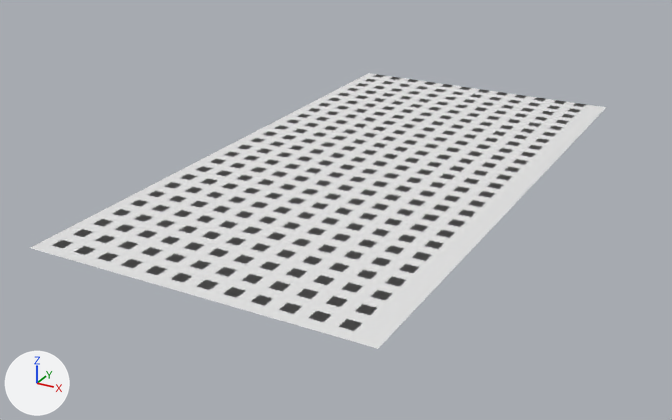
Renders of the Blender file maps/duel/for_export_merger.blend from each side of a commit.
Both versions are drawn from a 50 mm lens placed at (32.0, -64.3, 27.4), pointed at (-1.9, -2.7, -3.4). The lights are fixed; the arrows at lower left show +X, +Y and +Z. Materials are left out; every surface is plain grey.
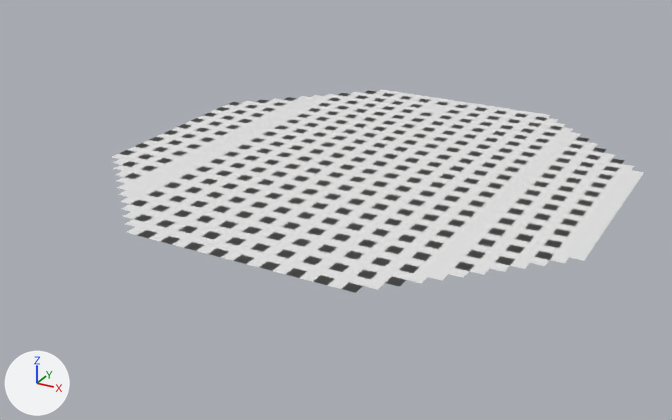
Where the newer file only moved an object's origin or applied its transform, the numbers keep the older frame.

Location of each change, (x1, y1, x2, y2) in pixels of the pictures (672 x 420 px; the box of a moved part takes in the faces that stretch with it):
'Plane.958', reshaped (7% narrower, 26% shorter): before (31, 73, 606, 349); after (112, 89, 644, 293)
part 1 of me_plane_1804, moved or reshaped (not visible afterwards): before (415, 284, 436, 294)
part 2 of me_plane_1804, moved or reshaped: before (408, 290, 429, 301); after (535, 251, 554, 260)
part 3 of me_plane_1804, moved or reshaped: before (393, 287, 414, 297); after (550, 254, 569, 263)
part 4 of me_plane_1804, moved or reshaped: before (401, 297, 423, 309); after (530, 257, 549, 266)
part 5 of me_plane_1804, moved or reshaped: before (385, 294, 407, 305); after (540, 245, 558, 254)
part 6 of me_plane_1804, moved or reshaped: before (394, 305, 415, 316); after (554, 248, 573, 257)
part 7 of me_plane_1804, moved or reshaped: before (378, 301, 400, 312); after (559, 243, 577, 251)
part 8 of me_plane_1804, moved or reshaped: before (371, 290, 392, 300); after (544, 240, 562, 248)
part 9 of me_plane_1804, moved or reshaped (not visible afterwards): before (386, 312, 408, 324)
part 10 of me_plane_1804, moved or reshaped: before (370, 308, 393, 320); after (561, 219, 579, 226)
part 11 of me_plane_1804, moved or reshaped: before (363, 297, 385, 308); after (576, 221, 593, 229)
part 12 of me_plane_1804, moved or reshaped: before (378, 320, 401, 332); after (571, 226, 589, 234)
part 13 of me_plane_1804, moved or reshaped: before (363, 316, 385, 327); after (557, 224, 575, 232)
part 14 of me_plane_1804, moved or reshaped (not visible before): after (548, 234, 567, 243)
part 15 of me_plane_1804, moved or reshaped: before (356, 304, 377, 315); after (563, 237, 581, 246)
part 16 of me_plane_1804, moved or reshaped: before (348, 293, 370, 304); after (567, 232, 585, 240)
part 17 of me_plane_1804, moved or reshaped (not visible afterwards): before (370, 328, 393, 340)
part 18 of me_plane_1804, moved or reshaped: before (355, 323, 378, 336); after (553, 229, 570, 237)
part 19 of me_plane_1804, moved or reshaped (not visible afterwards): before (347, 311, 370, 323)
part 20 of me_plane_1804, moved or reshaped: before (341, 300, 362, 311); after (525, 223, 542, 231)
part 21 of me_plane_1804, moved or reshaped: before (362, 336, 386, 349); after (539, 226, 556, 234)
part 22 of me_plane_1804, moved or reshaped (not visible before): after (534, 231, 552, 239)
part 23 of me_plane_1804, moved or reshaped: before (339, 319, 362, 331); after (520, 228, 538, 236)
part 24 of me_plane_1804, moved or reshaped: before (346, 331, 369, 344); after (530, 218, 547, 226)

Edits to the bpy script that builds the scene:
```text
Change me_plane_1804:
    remove me_plane_1804.from_pydata(...)  # 6400 vertices, 1600 faces; spans x -14.5..11.5, y -20.5..29.5, z 0.0
    add me_plane_1804.from_pydata(...)  # 6572 vertices, 1641 faces, 8 loose edges; spans x -21.5..18.5, y -15.5..24.5, z 0.0
    me_plane_1804 part 1: the loose piece of 4 vertices spanning x 10.5..11.5, y -13.5..-12.5, z 0.0 is moved by (5.0, 8.0, 0.0)
    me_plane_1804 part 2: the loose piece of 4 vertices spanning x 10.5..11.5, y -14.5..-13.5, z 0.0 is moved by (5.0, 9.0, 0.0)
    me_plane_1804 part 3: the loose piece of 4 vertices spanning x 9.5..10.5, y -14.5..-13.5, z 0.0 is moved by (7.0, 9.0, 0.0)
    me_plane_1804 part 4: the loose piece of 4 vertices spanning x 10.5..11.5, y -15.5..-14.5, z 0.0 is moved by (5.0, 9.0, 0.0)
    me_plane_1804 part 5: the loose piece of 4 vertices spanning x 9.5..10.5, y -15.5..-14.5, z 0.0 is moved by (6.0, 11.0, 0.0)
    me_plane_1804 part 6: the loose piece of 4 vertices spanning x 10.5..11.5, y -16.5..-15.5, z 0.0 is moved by (6.0, 12.0, 0.0)
    me_plane_1804 part 7: the loose piece of 4 vertices spanning x 9.5..10.5, y -16.5..-15.5, z 0.0 is moved by (7.0, 13.0, 0.0)
    me_plane_1804 part 8: the loose piece of 4 vertices spanning x 8.5..9.5, y -15.5..-14.5, z 0.0 is moved by (7.0, 12.0, 0.0)
    me_plane_1804 part 9: the loose piece of 4 vertices spanning x 10.5..11.5, y -17.5..-16.5, z 0.0 is moved by (5.0, 18.0, 0.0)
    me_plane_1804 part 10: the loose piece of 4 vertices spanning x 9.5..10.5, y -17.5..-16.5, z 0.0 is moved by (6.0, 18.0, 0.0)
    me_plane_1804 part 11: the loose piece of 4 vertices spanning x 8.5..9.5, y -16.5..-15.5, z 0.0 is moved by (8.0, 17.0, 0.0)
    me_plane_1804 part 12: the loose piece of 4 vertices spanning x 10.5..11.5, y -18.5..-17.5, z 0.0 is moved by (6.0, 18.0, 0.0)
    me_plane_1804 part 13: the loose piece of 4 vertices spanning x 9.5..10.5, y -18.5..-17.5, z 0.0 is moved by (6.0, 18.0, 0.0)
    me_plane_1804 part 14: the loose piece of 4 vertices spanning x 8.5..9.5, y -17.5..-16.5, z 0.0 is moved by (7.0, 15.0, 0.0)
    me_plane_1804 part 15: the loose piece of 4 vertices spanning x 8.5..9.5, y -17.5..-16.5, z 0.0 is moved by (8.0, 15.0, 0.0)
    me_plane_1804 part 16: the loose piece of 4 vertices spanning x 7.5..8.5, y -16.5..-15.5, z 0.0 is moved by (9.0, 15.0, 0.0)
    me_plane_1804 part 17: the loose piece of 4 vertices spanning x 10.5..11.5, y -19.5..-18.5, z 0.0 is moved by (5.0, 18.0, 0.0)
    me_plane_1804 part 18: the loose piece of 4 vertices spanning x 9.5..10.5, y -19.5..-18.5, z 0.0 is moved by (6.0, 18.0, 0.0)
    me_plane_1804 part 19: the loose piece of 4 vertices spanning x 8.5..9.5, y -18.5..-17.5, z 0.0 is moved by (5.0, 17.0, 0.0)
    me_plane_1804 part 20: the loose piece of 4 vertices spanning x 7.5..8.5, y -17.5..-16.5, z 0.0 is moved by (6.0, 16.0, 0.0)
    me_plane_1804 part 21: the loose piece of 4 vertices spanning x 10.5..11.5, y -20.5..-19.5, z 0.0 is moved by (4.0, 19.0, 0.0)
    me_plane_1804 part 22: the loose piece of 4 vertices spanning x 8.5..9.5, y -19.5..-18.5, z 0.0 is moved by (6.0, 17.0, 0.0)
    me_plane_1804 part 23: the loose piece of 4 vertices spanning x 8.5..9.5, y -19.5..-18.5, z 0.0 is moved by (5.0, 17.0, 0.0)
    me_plane_1804 part 24: the loose piece of 4 vertices spanning x 9.5..10.5, y -20.5..-19.5, z 0.0 is moved by (4.0, 20.0, 0.0)
    me_plane_1804 part 25: the loose piece of 4 vertices spanning x 6.5..7.5, y -17.5..-16.5, z 0.0 is moved by (8.0, 17.0, 0.0)
    me_plane_1804 part 26: the loose piece of 4 vertices spanning x 10.5..11.5, y 22.5..23.5, z 0.0 is moved by (4.0, -22.0, 0.0)
    me_plane_1804 part 27: the loose piece of 4 vertices spanning x 6.5..7.5, y -17.5..-16.5, z 0.0 is moved by (7.0, 18.0, 0.0)
    me_plane_1804 part 28: the loose piece of 4 vertices spanning x 7.5..8.5, y -18.5..-17.5, z 0.0 is moved by (6.0, 19.0, 0.0)
    me_plane_1804 part 29: the loose piece of 4 vertices spanning x 8.5..9.5, y -20.5..-19.5, z 0.0 is moved by (5.0, 17.0, 0.0)
    me_plane_1804 part 30: 287 loose pieces with 1148 vertices, spanning x -14.5..11.5, y -20.5..29.5, z 0.0, are deleted
    me_plane_1804 part 31: 200 vertices removed from x -14.5..11.5, y -16.5..25.5, z 0.0; 1520 vertices added at x -21.5..18.5, y -15.5..24.5, z 0.0
```
